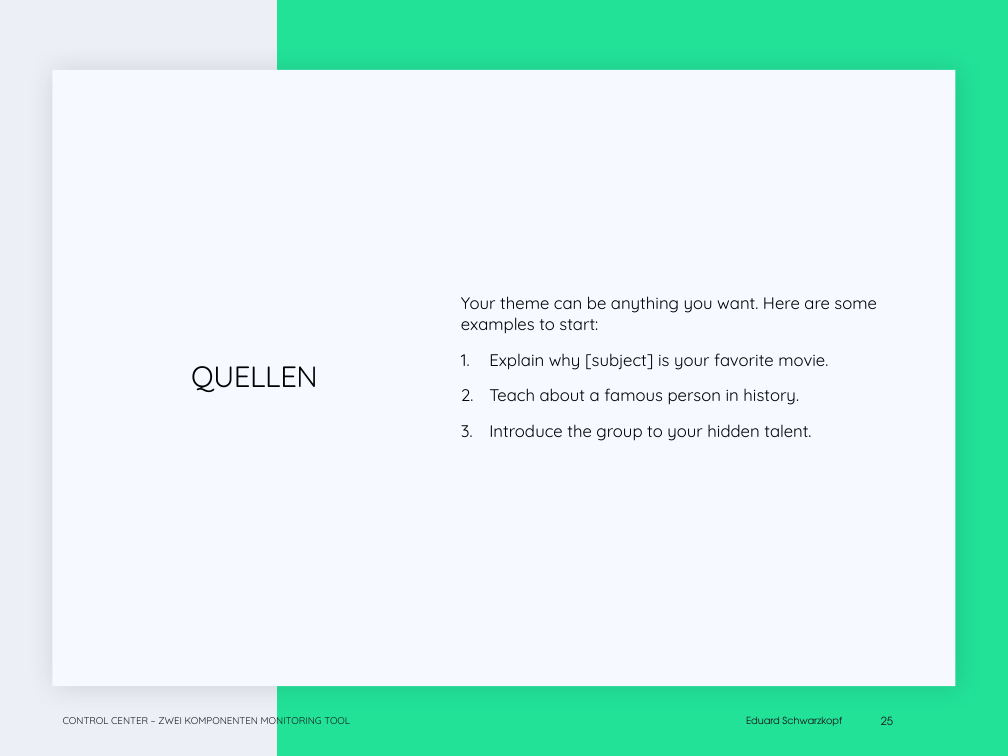
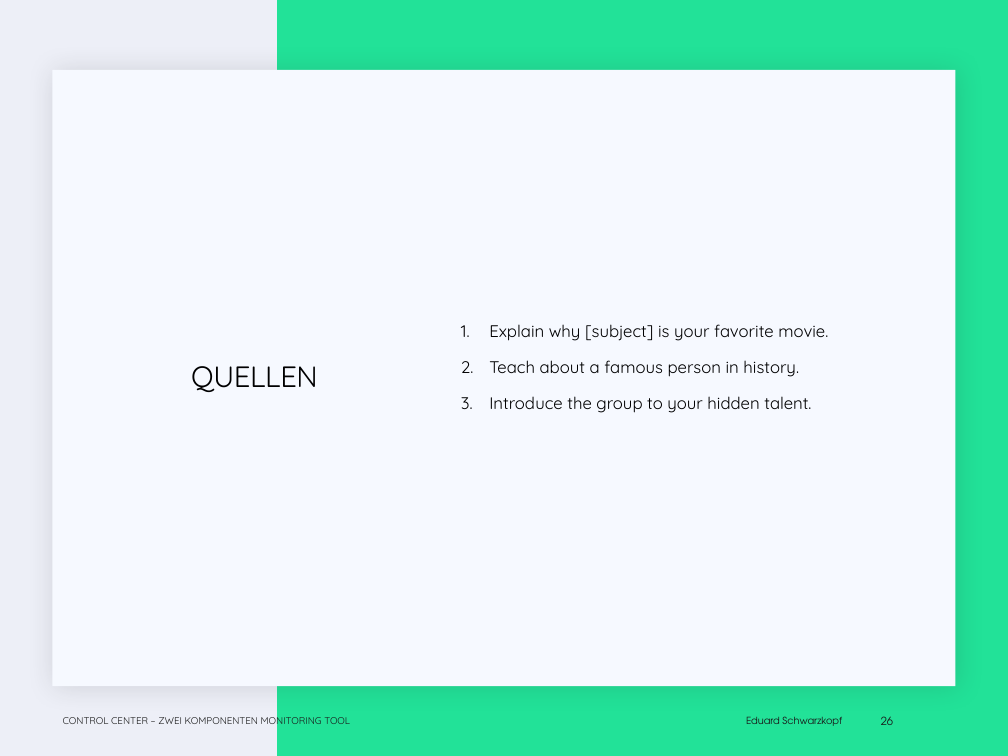
Before and after one commit to EduardSchwarzkopf/Abschlusspr-sentation, a slide deck: slide 26 of Abschluss_präsi.pptx (slide 25 before the commit). Drawn at 1008x756 pixels with LibreOffice and Linux fonts; fonts in the diff are those of the drawing; background and template pictures are left out. Boxes give left, top, right and bottom in pixels: in the first picture for what was removed or moved away, otherwise in the second. Text is boxed around its words. In the diff, an @@ line names an element or a change of style, - is before the commit and + after.

```diff
--- a/Abschluss_präsi.pptx
+++ b/Abschluss_präsi.pptx
@@ text at [461,296,877,334]: paragraph removed @@
-Your theme can be anything you want. Here are some examples to start:
```
Also in this commit, not shown: 11 other slides changed, 1 slide added.
